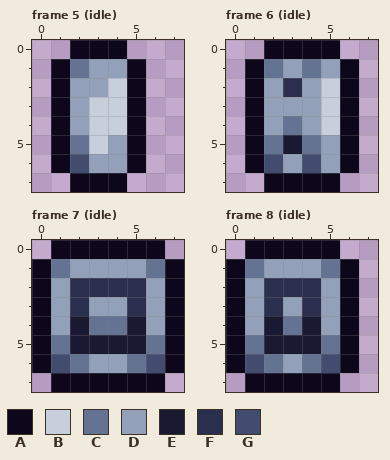
A pixel-art file gets an edit: BurningKnight/Content/Animations/platinum_coin.ase. Above: the version before the commit.
8x8 pixels, 8 frames. Shown: frame 5 (idle), frame 6 (idle), frame 7 (idle), frame 8 (idle). The commit also changed other frames, which this record leaves out.
Palette (. is transparent): A #0e071b  B #c7cfdd  C #657392  D #92a1b9  E #1a1932  F #2a2f4e  G #424c6e
Pixels before, frame 5 (idle), first column x 1:
0 .AAA.
1 ACDDA
2 ADDBA
3 ADBBA
4 ADBBA
5 ACBDA
6 AGDDA
7 .AAA.
Pixels before, frame 6 (idle), first column x 1:
0 .AAAA.
1 ACDCDA
2 ADFDBA
3 ADDDBA
4 ADCDBA
5 ACECDA
6 AGDGDA
7 .AAAA.
Pixels before, frame 7 (idle), first column x 0:
0 .AAAAAA.
1 ACDDDDCA
2 ADFFFFDA
3 ADFDDFDA
4 ADECCEDA
5 ACEEEECA
6 AGCDDCGA
7 .AAAAAA.
Pixels before, frame 8 (idle), first column x 0:
0 .AAAAA.
1 ACDDDCA
2 ADFFFDA
3 ADFDFDA
4 ADECEDA
5 ACEEECA
6 AGCDCGA
7 .AAAAA.
New version:
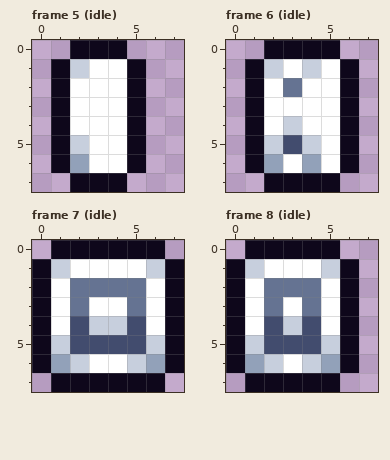
The exact change:
colour D: #92a1b9 -> #ffffff
colour E: #1a1932 -> #424c6e
colour G: #424c6e -> #92a1b9
Frame 5 (idle):
y 1: x 2 C -> B
y 2: x 4 B -> D
y 3..4: x 3..4 BB -> DD
y 5: x 2..3 CB -> BD
Frame 6 (idle):
y 1: x 2 C -> B; x 4 C -> B
y 2: x 3 F -> C; x 5 B -> D
y 3: x 5 B -> D
y 4: x 3 C -> B; x 5 B -> D
y 5: x 2 C -> B; x 4 C -> B
Frame 7 (idle):
y 1: x 1 C -> B; x 6 C -> B
y 2: x 2..5 FFFF -> CCCC
y 3: x 2 F -> C; x 5 F -> C
y 4: x 3..4 CC -> BB
y 5: x 1 C -> B; x 6 C -> B
y 6: x 2 C -> B; x 5 C -> B
Frame 8 (idle):
y 1: x 1 C -> B; x 5 C -> B
y 2: x 2..4 FFF -> CCC
y 3: x 2 F -> C; x 4 F -> C
y 4: x 3 C -> B
y 5: x 1 C -> B; x 5 C -> B
y 6: x 2 C -> B; x 4 C -> B
Where, in picture pixels (left, top, right, bottom), the same in both pictures:
changed: (70, 59, 127, 173)
changed: (264, 59, 340, 173)
changed: (51, 259, 165, 373)
changed: (245, 259, 340, 373)
